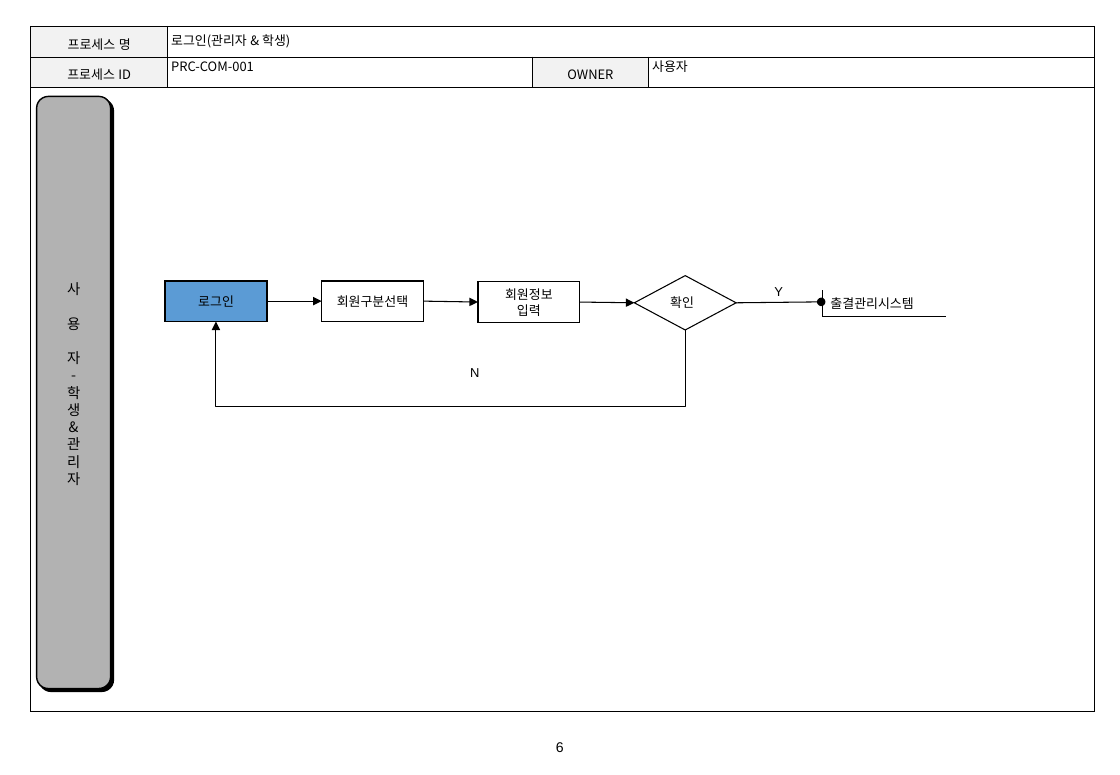
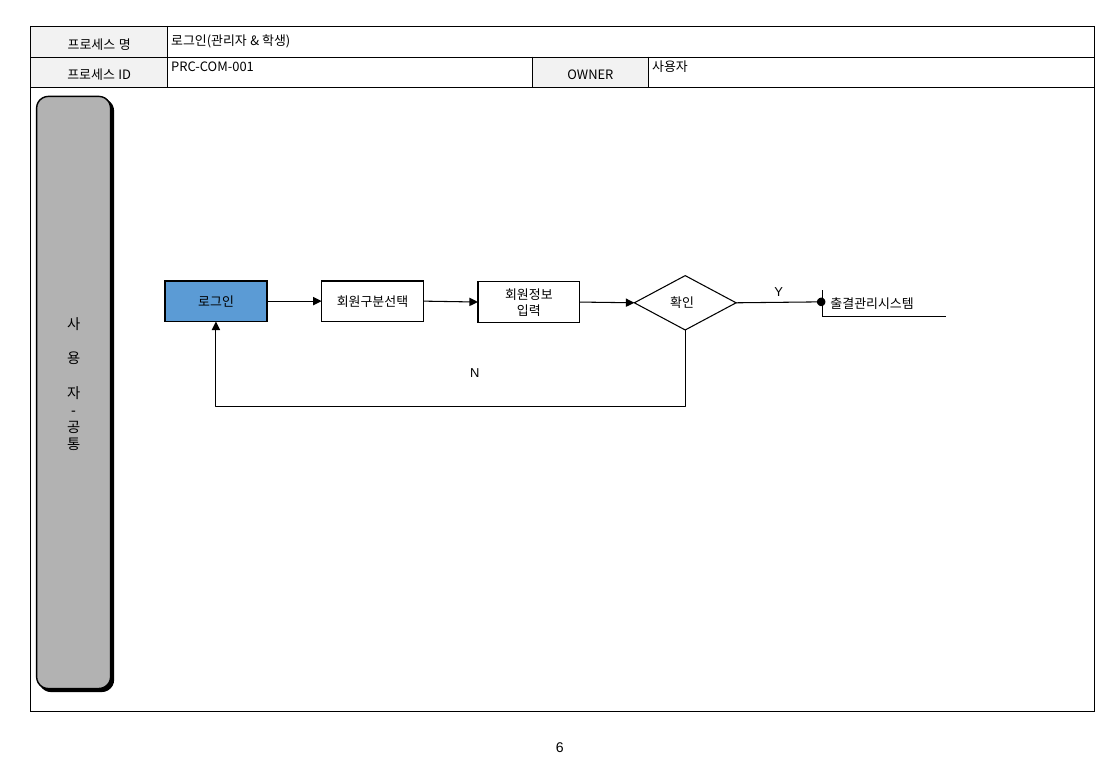
Before and after one commit to lgt9875/Idino-Project, a slide deck: slide 6 of DS01_프로세스정의서_v1.0.pptx. Drawn at 1120x775 pixels with LibreOffice and Linux fonts; fonts in the diff are those of the drawing; background and template pictures are left out. Boxes give left, top, right and bottom in pixels: in the first picture for what was removed or moved away, otherwise in the second. Text is boxed around its words. In the diff, an @@ line names an element or a change of style, - is before the commit and + after.

```diff
--- a/DS01_프로세스정의서_v1.0.pptx
+++ b/DS01_프로세스정의서_v1.0.pptx
@@ text in rounded rectangle at box(67, 317, 83, 399): font Noto Sans CJK KR to Arial in "사", "용", "자", "-" @@
@@ text in rounded rectangle at box(67, 421, 80, 450): text changed @@
-학
-생
-&
-관
-리
-자
+공
+통
```
Also in this commit, not shown: 5 other slides changed, 1 other file.
